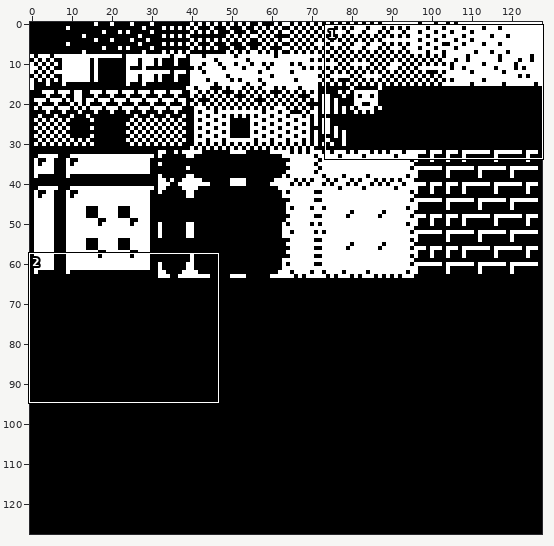
File history of a sprite sheet, src/data/image/bgtiles-8b.png. Above, an overview of the earlier version with the close-up marked.
Close-up. First the earlier version:
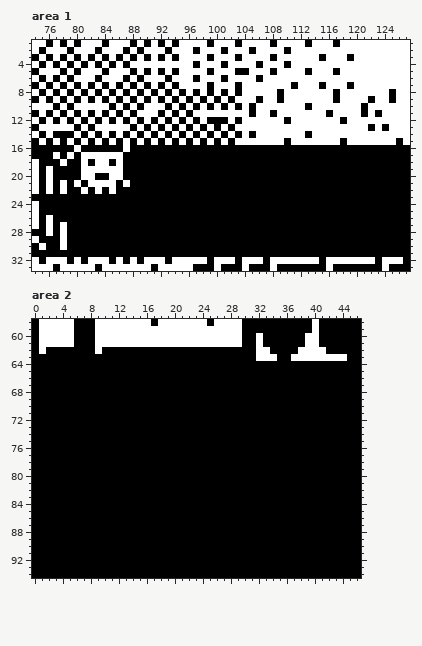
The file is 128x128 pixels. Shown: area 1: x 74..127, y 1..33; area 2: x 0..46, y 58..94.
After:
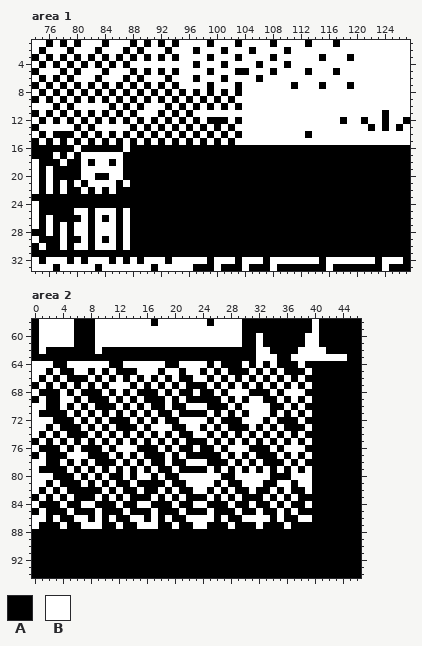
Palette (. is transparent): A #000000  B #ffffff
Changes in this commit:
Area 1:
Colour B gives way to colour A in row 11 at x 124; in row 12 at x 121, 124 and 127; in row 13 at x 126.
Colour A gives way to colour B in row 8 at x 109, 117 and 125; in row 9 at x 106, 109, 117, 122 and 125; in row 10 at x 105, 113 and 121; in row 11 at x 105, 108, 116, 121 and 123; in row 12 at x 110; in row 14 at x 105.
Colour A gives way to colour B in row 15 at x 110, 118 and 126; in row 25 at x 80 to 81, 83 to 85 and 87; in row 26 at x 81, 83, 85 and 87; in rows 27 to 28 at x 80 to 81, 83 to 85 and 87; in row 29 at x 81, 83, 85 and 87; in row 30 at x 80 to 81, 83 to 85 and 87.
Area 2:
Colour A gives way to colour B in row 64 at x 0 to 2, 5 to 10, 13 to 18, 21 to 24, 26, 30, 32, 34 and 38; in row 65 at x 0 to 1, 3, 6 to 7, 9, 11, 15 to 17, 19 to 20, 22 to 23, 25, 27, 31, 33, 35 and 39; in row 66 at x 0, 2, 4, 8, 10, 12, 14, 16, 18, 20, 23 to 24, 26, 28, 30, 32, 34, 36 and 38; in row 67 at x 1, 3, 5, 7, 9, 11 to 13, 15, 17, 19, 21, 25, 27, 29, 31, 33, 35, 37 and 39; in row 68 at x 0, 4, 6, 10, 12, 14, 18, 20, 23, 26, 28 to 30, 34 and 36 to 38; in row 69 at x 1, 4 to 5, 7, 11, 13, 15, 19, 21, 27, 29, 31 to 32, 35, 37 and 39.
Colour A gives way to colour B in row 70 at x 0 to 1, 4, 6, 8, 12, 14, 16, 19, 22 to 24, 28, 30 to 33, 36 and 38; in row 71 at x 0, 5, 7, 9, 11, 13, 15, 17, 20, 25, 27, 29, 31 to 33, 35, 37 and 39; in row 72 at x 0 to 2, 6, 8, 10, 14, 16, 18, 21 to 24, 26, 30 to 32, 34 and 38; in row 73 at x 0 to 1, 3, 7, 9, 11, 15, 17 to 19, 22 to 23, 25, 27, 31, 33, 35 and 39; in row 74 at x 0, 2, 4, 8, 10, 12, 14, 16, 18, 20, 23 to 24, 26, 28, 30, 32, 34, 36 and 38; in row 75 at x 1, 3, 5, 7, 9, 11, 13, 15, 17, 19, 21, 25, 27, 29, 31, 33, 35, 37 and 39.
Colour A gives way to colour B in row 76 at x 0, 4, 6, 10, 12 to 14, 18, 20, 23, 26, 28 to 30, 34 and 36 to 38; in row 77 at x 1, 5 to 7, 11, 13, 15, 19, 21, 27, 29, 31, 35, 37 and 39; in row 78 at x 0 to 1, 4, 6, 8, 12, 14, 16, 19, 22 to 24, 28, 30, 32, 36 and 38; in row 79 at x 0, 5, 7, 9, 11, 13, 15, 17, 20, 25, 27, 29, 31, 33, 35, 37 and 39; in row 80 at x 0 to 2, 6, 8, 10, 13, 15 to 16, 18, 21 to 26, 29 to 33 and 37 to 39; in row 81 at x 0 to 1, 3, 7, 9, 11, 14, 19, 22 to 25, 27, 30 to 32, 35 to 36 and 38 to 39.
Colour A gives way to colour B in row 82 at x 0, 2, 4, 10, 12, 15, 18, 20, 23 to 24, 26, 28, 31, 34, 36 and 39; in row 83 at x 1, 3, 5, 9, 11, 13, 17, 19, 21, 25, 27, 29, 33, 35 and 37; in row 84 at x 0, 4, 7 to 8, 12, 15 to 16, 20, 23 to 24, 28, 31, 34, 36 and 39; in row 85 at x 1, 5, 9, 13, 17, 21, 25, 29, 32, 35 and 37; in row 86 at x 0 to 1, 3, 6 to 7, 9, 11, 14 to 15, 17, 19, 22 to 25, 27, 30 to 33, 35 and 38 to 39; in row 87 at x 0, 4, 7 to 9, 12, 15 to 17, 20, 23 to 24, 28, 32 and 36.
Pixel boxes of the changes (left, top, right, bottom) in both close-ups:
changed: (249, 89, 410, 145)
changed: (74, 208, 130, 250)
changed: (32, 361, 312, 529)
